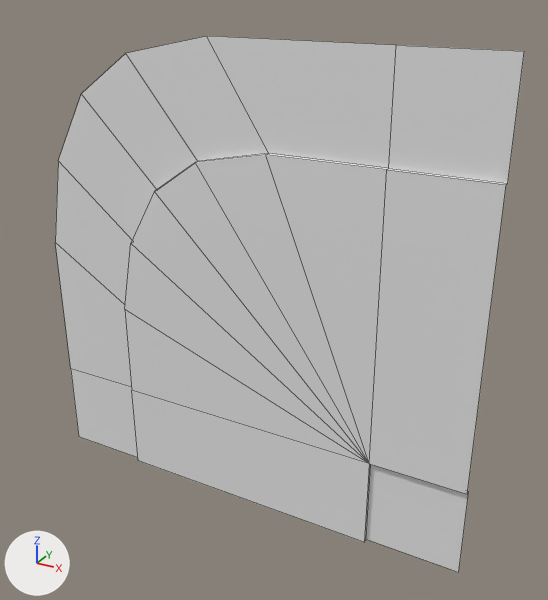
The FBX model Assets/Models/Traffic/Roads/Prop_Road_Curve.fbx, before and after one commit.
Rendered twice from a 50 mm lens placed at (-26.2, -13.55, 6.85), pointed at (-33.02, -1.15, 0.65). The lights are fixed; the arrows at lower left show +X, +Y and +Z. Mesh edges are drawn as thin lines. Where no turn or scale is listed for an object, it has been applied to the vertices.

The older version as bpy lines, for what is in view:
```python
me_mesh_road_curve = bpy.data.meshes.new('Mesh_Road_Curve')
me_mesh_road_curve.from_pydata(...)  # 34 vertices, 27 faces; spans x -10.0..0.0, y 0.0..0.1, z 0.0..10.0
# faces by material slot: [8, 19]
me_mesh_road_curve.materials.append(mat_mat_road)  # white #e7e7e7
me_mesh_road_curve.materials.append(mat_mat_sidewalk)  # white #e7e7e7
ob_prop_road_curve = bpy.data.objects.new('Prop_Road_Curve', me_mesh_road_curve)
ob_prop_road_curve.location = (-28.64, -1.51, -4.3)
```
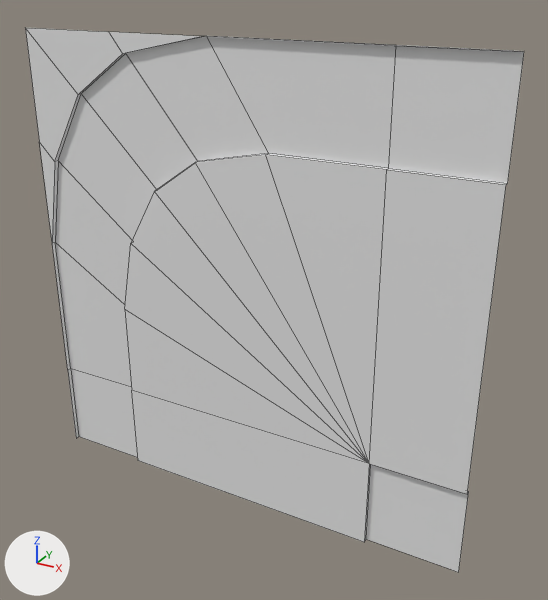
Commit message: Updated road assets

Location of each change, [x1, y1, x2, y2] in pixels of the pictures (548 x 600 px):
'Prop_Road_Curve', reshaped (6% wider)
    before: [55, 36, 524, 572]
    after: [25, 28, 524, 572]
part 1 of me_mesh_road_curve, added
    after: [25, 28, 524, 438]

Diff of the bpy script that builds the scene:
```diff
--- a/Assets/Models/Traffic/Roads/Prop_Road_Curve.fbx.py
+++ b/Assets/Models/Traffic/Roads/Prop_Road_Curve.fbx.py
@@ mat_mat_grass @@
+mat_mat_grass = principled_material('MAT_Grass')
+mat_mat_grass.base_color = (0.8, 0.8, 0.8)  # white #e7e7e7
@@ me_mesh_road_curve @@
 # used by ob_prop_road_curve; location = (-28.64, -1.51, -4.3)
-me_mesh_road_curve.from_pydata(...)  # 34 vertices, 27 faces; spans x -10.0..0.0, y 0.0..0.1, z 0.0..10.0
+me_mesh_road_curve.from_pydata(...)  # 46 vertices, 39 faces; spans x -10.0..0.0, y 0.0..0.1, z 0.0..10.0
+# me_mesh_road_curve part 1
+# 3 vertices are added at (-10.0, 0.0, 10.0), (-7.81, 0.0, 10.0), (-10.0, 0.0, 7.66)
+# 9 new vertices lie (0.0, -0.1, 0.0) away from vertices in x -10.0..0.0, y 0.1, z 0.0..10.0
+# 8 new faces join them, mat_mat_sidewalk (white #e7e7e7)
+# 4 new faces join them, mat_mat_grass (white #e7e7e7)
 me_mesh_road_curve.materials.append(mat_mat_road)
 me_mesh_road_curve.materials.append(mat_mat_sidewalk)
+me_mesh_road_curve.materials.append(mat_mat_grass)  # white #e7e7e7
```
